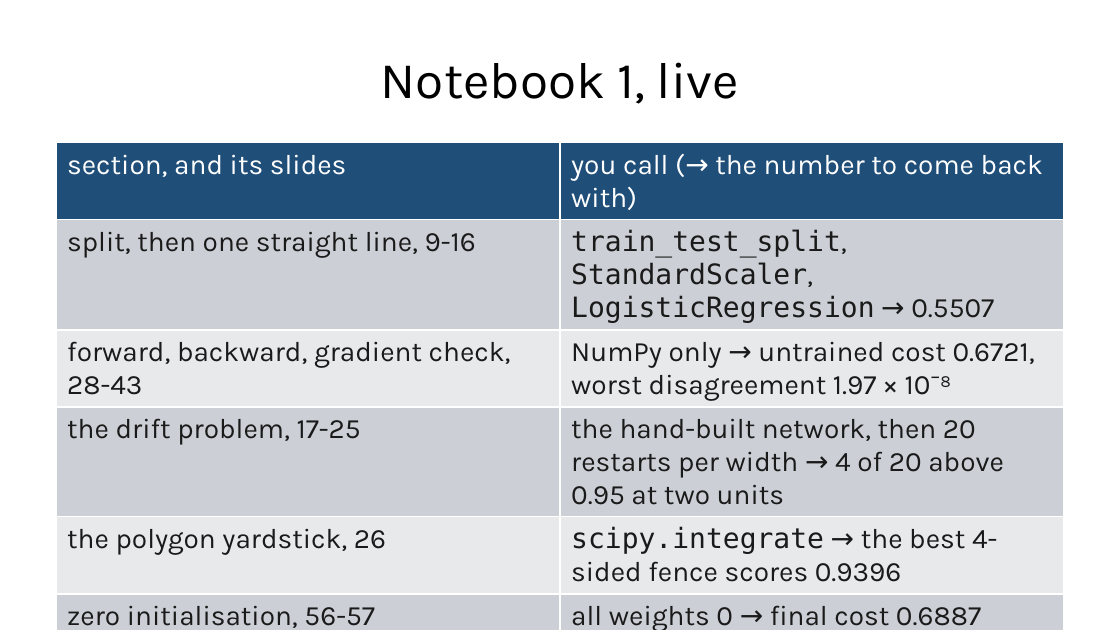
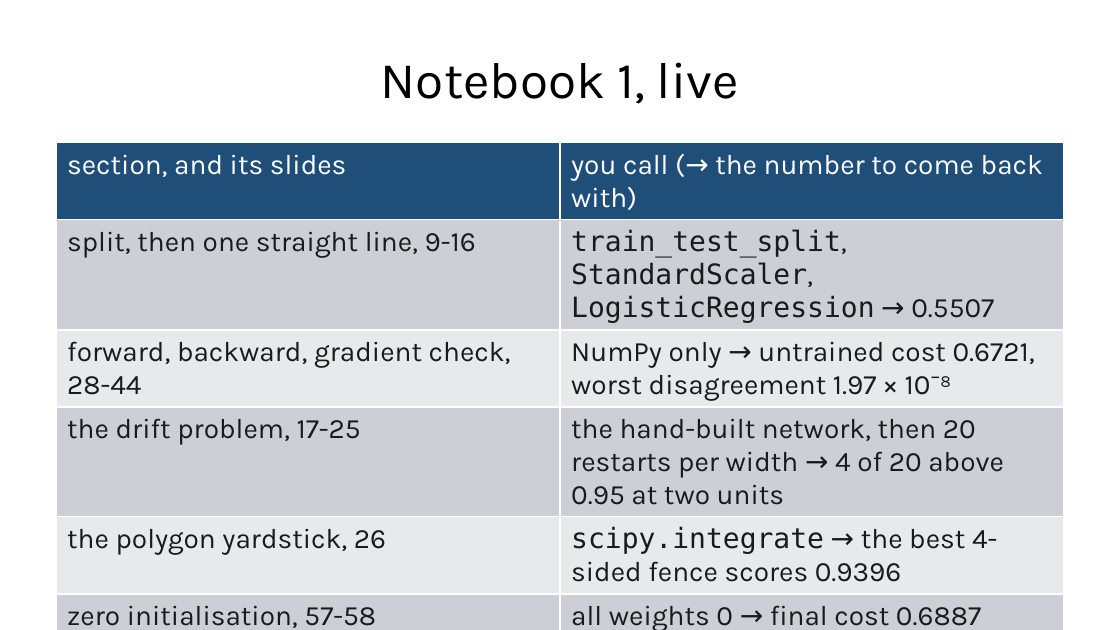
Before and after one commit to fabioantonini/technologies-for-artificial-intelligence, a slide deck: slide 45 of Lessons/09_neural_networks/Slides/neural_networks_slides.pptx (slide 44 before the commit). Drawn at 1120x630 pixels with LibreOffice and Linux fonts; fonts in the diff are those of the drawing; background and template pictures are left out. Boxes give left, top, right and bottom in pixels: in the first picture for what was removed or moved away, otherwise in the second. Text is boxed around its words. In the diff, an @@ line names an element or a change of style, - is before the commit and + after.

```diff
--- a/Lessons/09_neural_networks/Slides/neural_networks_slides.pptx
+++ b/Lessons/09_neural_networks/Slides/neural_networks_slides.pptx
@@ table at bbox=[56, 143, 1064, 630] @@
-row 3, column 1: forward, backward, gradient check, 28-43
+row 3, column 1: forward, backward, gradient check, 28-44
-row 6, column 1: zero initialisation, 56-57
+row 6, column 1: zero initialisation, 57-58
```
Also in this commit, not shown: 2 other slides changed, 1 slide added, 6 other files.
